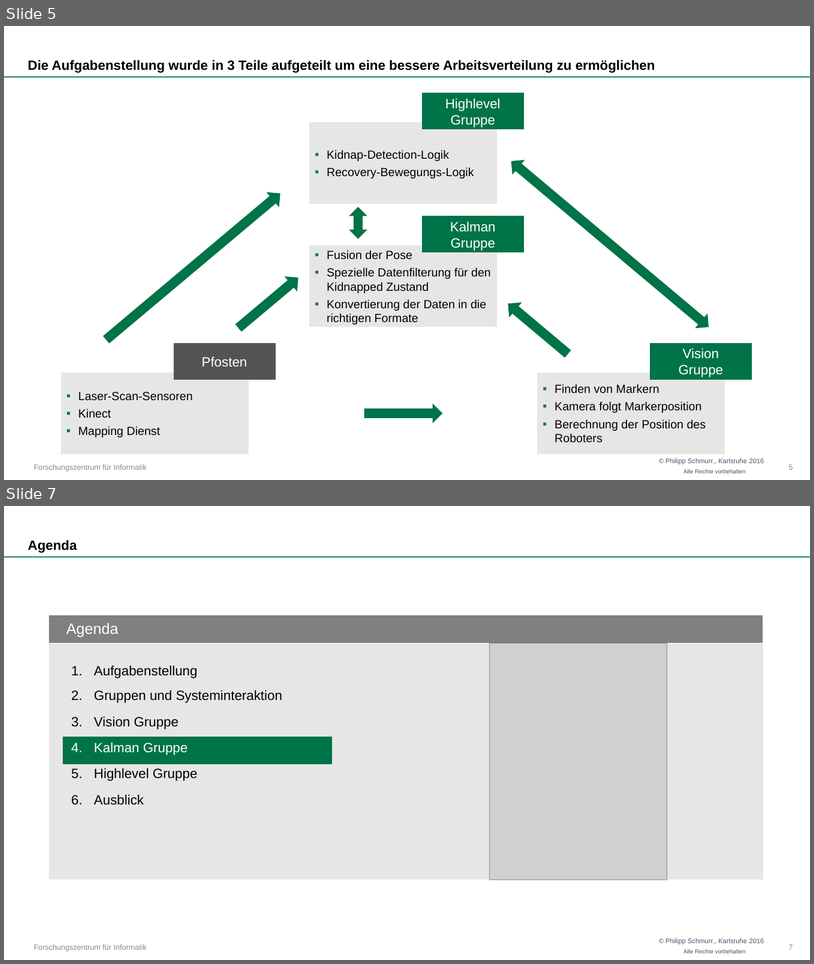
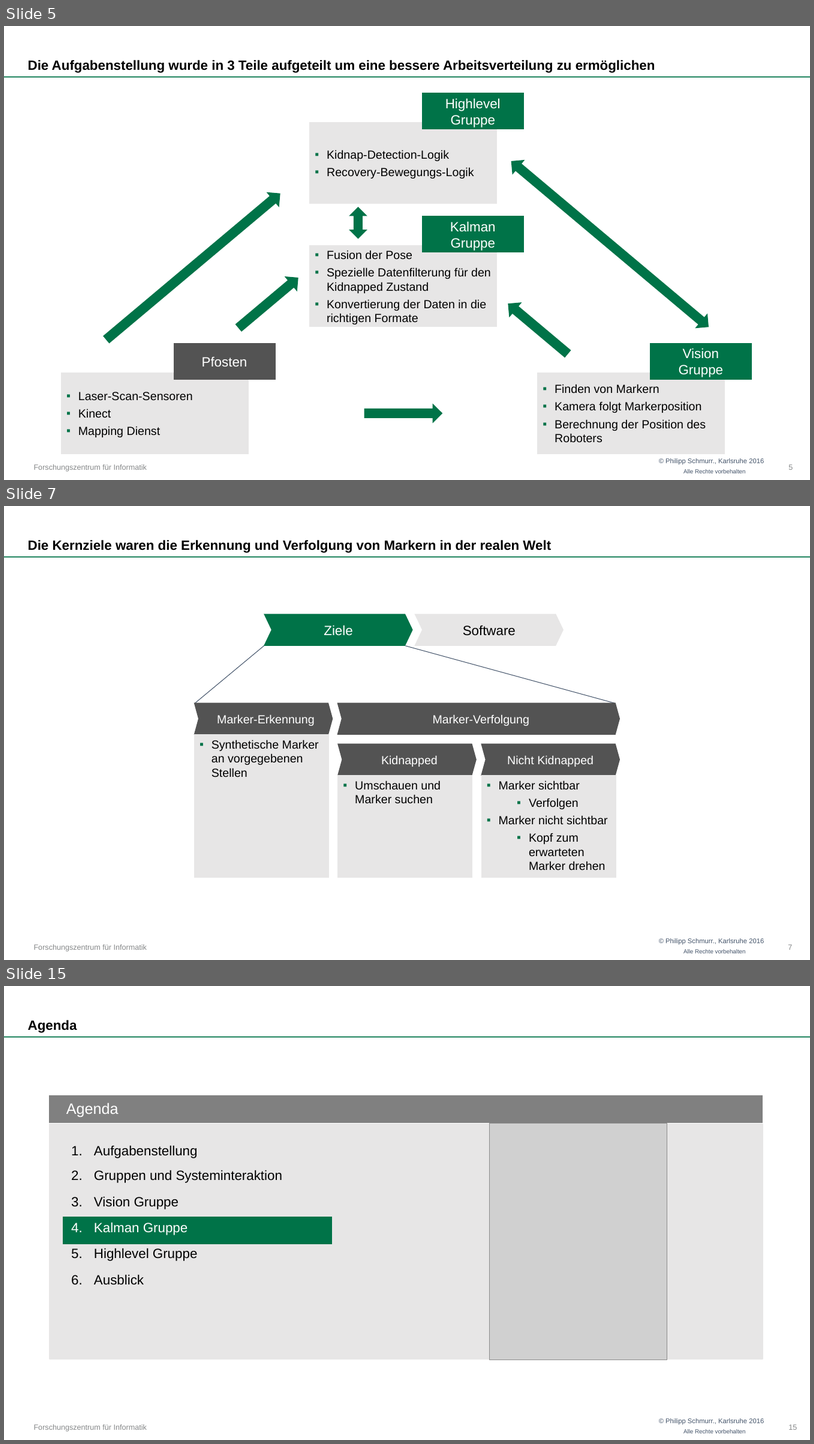
Before and after one commit to OtonoKakuei/robprak1516-documentation, a slide deck: robprak1516-presentation.pptx. Shown one above the other, each under a label of ours: slides 5 and 7 before the commit, slides 5, 7 and 15 after it; the slides between them are not shown. The pictures are 814x964 and 814x1444 pixels, drawn with LibreOffice and Linux fonts; fonts in the diff are those of the drawing; grey boxes stand for pictures; background and template pictures are left out. Boxes give left, top, right and bottom in pixels: in the first picture for what was removed or moved away, otherwise in the second. Text is boxed around its words. In the diff, an @@ line names an element or a change of style, - is before the commit and + after.

```diff
--- a/robprak1516-presentation.pptx
+++ b/robprak1516-presentation.pptx
@@ slide 7 added at bbox=[4, 506, 810, 960], background #FFFFFF; not listed: 4 template elements that a slide beside it also shows @@
@@ title added at bbox=[28, 540, 551, 553], 16 pt, text #000000, bold @@
+Die Kernziele waren die Erkennung und Verfolgung von Markern in der realen Welt
@@ chevron added at bbox=[265, 614, 413, 645], fill #007348, outline #007348 1.5 pt, 16 pt, text #FFFFFF @@
+Ziele
@@ chevron added at bbox=[416, 614, 564, 645], fill #E7E6E6, outline #E7E6E6 1.5 pt, 16 pt, text #000000 @@
+Software
@@ line added from (265, 645) to (195, 703), #44546A 0.75 pt @@
@@ line added from (405, 646) to (615, 703), #44546A 0.75 pt @@
@@ chevron added at bbox=[195, 703, 332, 734], fill #525252, outline #525252 1.5 pt, 14 pt, text #FFFFFF @@
+Marker-Erkennung
@@ chevron added at bbox=[338, 703, 619, 734], fill #525252, outline #525252 1.5 pt, 14 pt, text #FFFFFF @@
+Marker-Verfolgung
@@ rectangle added at bbox=[195, 735, 329, 877], fill #E7E6E6, outline #E7E6E6 1.5 pt, 14 pt, text #000000 @@
+▪ Synthetische Marker an vorgegebenen Stellen
@@ chevron added at bbox=[339, 744, 476, 775], fill #525252, outline #525252 1.5 pt, 14 pt, text #FFFFFF @@
+Kidnapped
@@ chevron added at bbox=[482, 744, 619, 775], fill #525252, outline #525252 1.5 pt, 14 pt, text #FFFFFF @@
+Nicht Kidnapped
@@ rectangle added at bbox=[339, 775, 472, 877], fill #E7E6E6, outline #E7E6E6 1.5 pt, 14 pt, text #000000 @@
+▪ Umschauen und Marker suchen
@@ rectangle added at bbox=[483, 775, 616, 877], fill #E7E6E6, outline #E7E6E6 1.5 pt, 14 pt, text #000000 @@
+▪ Marker sichtbar
+  ▪ Verfolgen
+▪ Marker nicht sichtbar
+  ▪ Kopf zum erwarteten Marker drehen
@@ page number added at bbox=[788, 944, 792, 949], 9 pt, text #868889 @@
+7
@@ what was slide 7 is now slide 15 @@
@@ page number at bbox=[789, 1424, 797, 1429]: text changed @@
-7
+15
```
Also in this commit, not shown: 1 slide changed, 7 other slides added.
